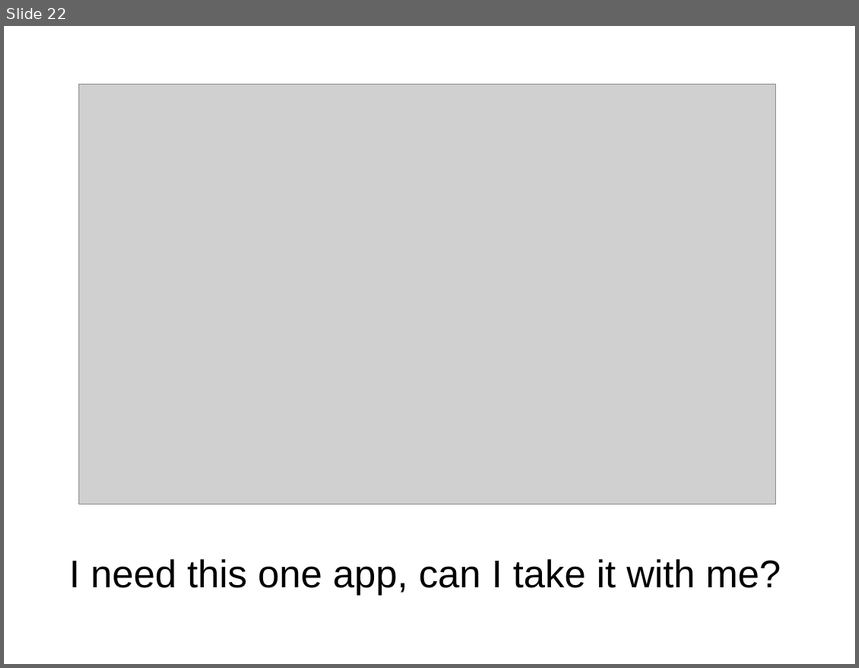
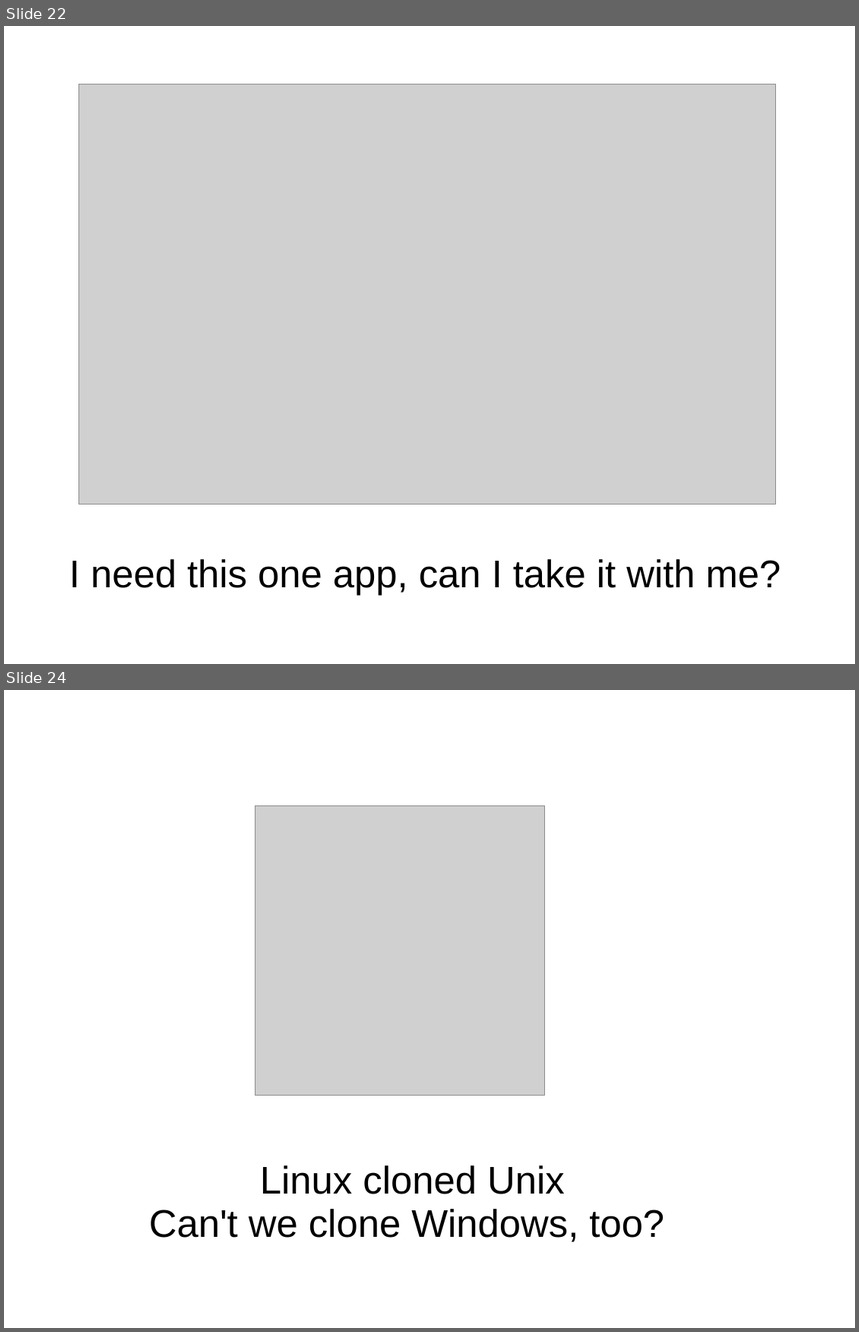
Before and after one commit to blinksmith/winezeug, a slide deck: cebit2009/talk.ppt. Shown one above the other, each under a label of ours: slide 22 before the commit, slides 22 and 24 after it; the slides between them are not shown. The pictures are 859x668 and 859x1332 pixels, drawn with LibreOffice and Linux fonts; fonts in the diff are those of the drawing; grey boxes stand for pictures. Boxes give left, top, right and bottom in pixels: in the first picture for what was removed or moved away, otherwise in the second. Text is boxed around its words. In the diff, an @@ line names an element or a change of style, - is before the commit and + after.

```diff
--- a/cebit2009/talk.ppt
+++ b/cebit2009/talk.ppt
@@ slide 24 added at [4,690,855,1328], background #FFFFFF @@
@@ picture added at [255,806,544,1096] @@
@@ title added at [149,1166,664,1243], 36 pt, text #000000 @@
+Linux cloned Unix
+Can't we clone Windows, too?
```
Also in this commit, not shown: 2 other slides added, 3 other files.
